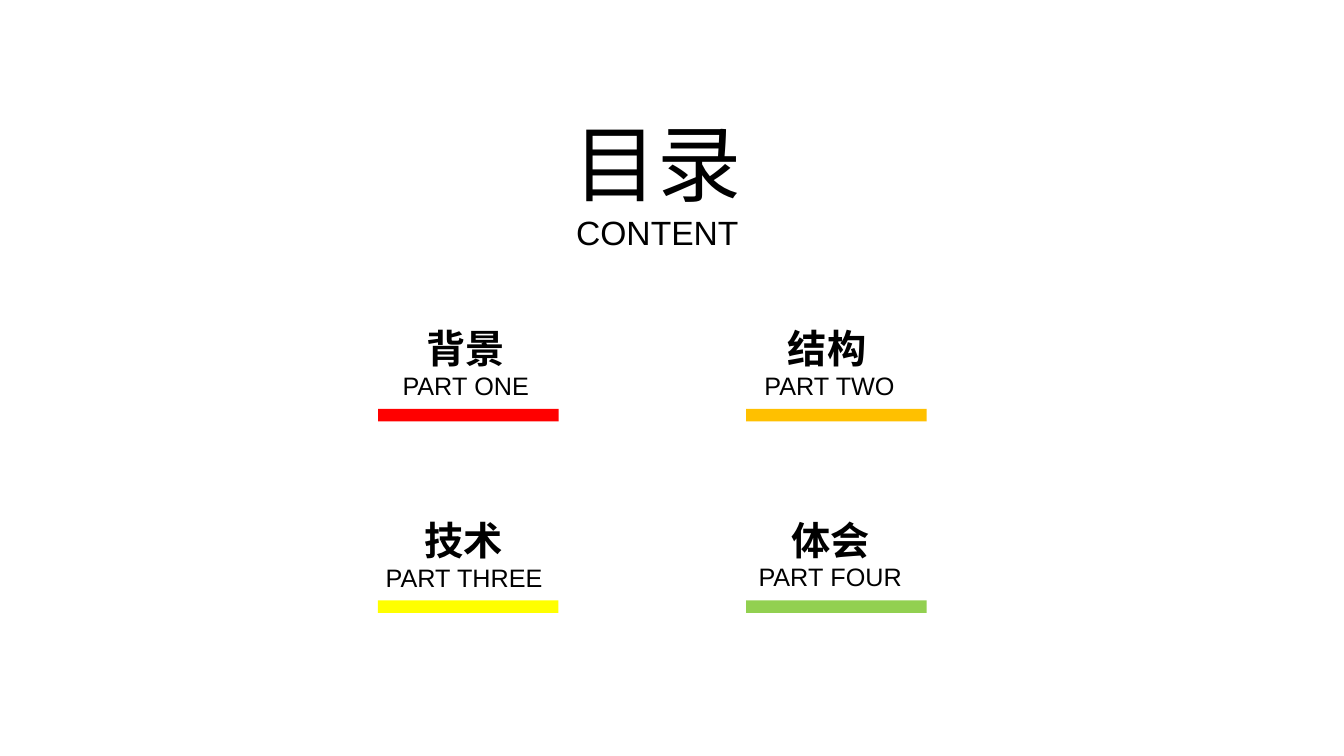
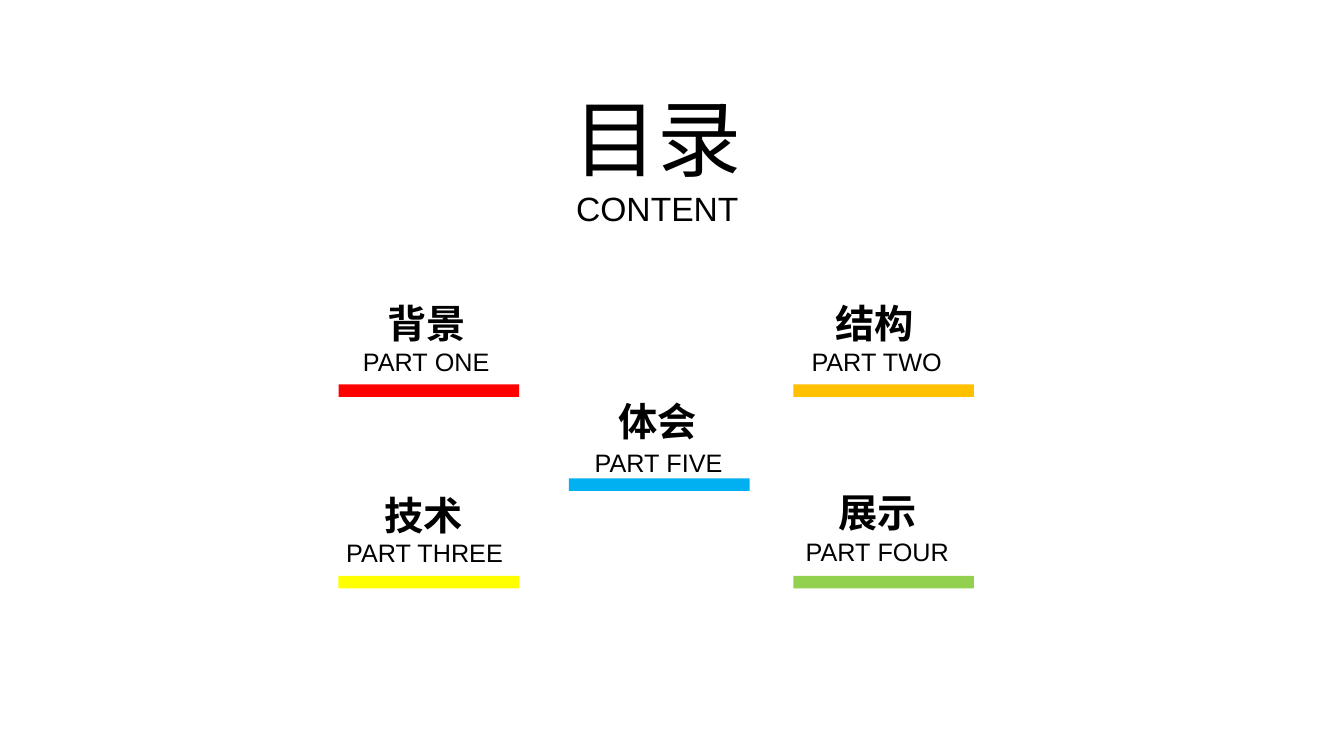
Before and after one commit to ShuoyuGong/Tool, a slide deck: slide 2 of Everything（TOOLS）.pptx. Drawn at 1344x756 pixels with LibreOffice and Linux fonts; fonts in the diff are those of the drawing; background and template pictures are left out. Boxes give left, top, right and bottom in pixels: in the first picture for what was removed or moved away, otherwise in the second. Text is boxed around its words. In the diff, an @@ line names an element or a change of style, - is before the commit and + after.

```diff
--- a/Everything（TOOLS）.pptx
+++ b/Everything（TOOLS）.pptx
@@ text "目录": place and size @@
-text "目录" at box(573, 128, 741, 246)
+text "目录" at box(573, 103, 741, 222)
@@ text "体会": place and size @@
-text "体会" at box(791, 521, 869, 559)
+text "体会" at box(618, 402, 696, 440)
@@ rectangle added at box(569, 479, 749, 491), fill #00B0F0 @@
@@ text added at box(595, 454, 722, 472), 18 pt, text #000000 @@
+PART FIVE
@@ text added at box(838, 495, 916, 531), 28 pt, text #000000, bold @@
+展示
@@ 4 texts, 2 rectangles: place and size @@
-4 texts, 2 rectangles at box(378, 329, 559, 613)
+4 texts, 2 rectangles at box(339, 304, 519, 588)
@@ 3 texts, 2 rectangles: place and size @@
-3 texts, 2 rectangles at box(746, 329, 927, 613)
+3 texts, 2 rectangles at box(793, 304, 974, 588)
```
Also in this commit, not shown: 1 other slide changed, 1 slide removed, 10 other files.
